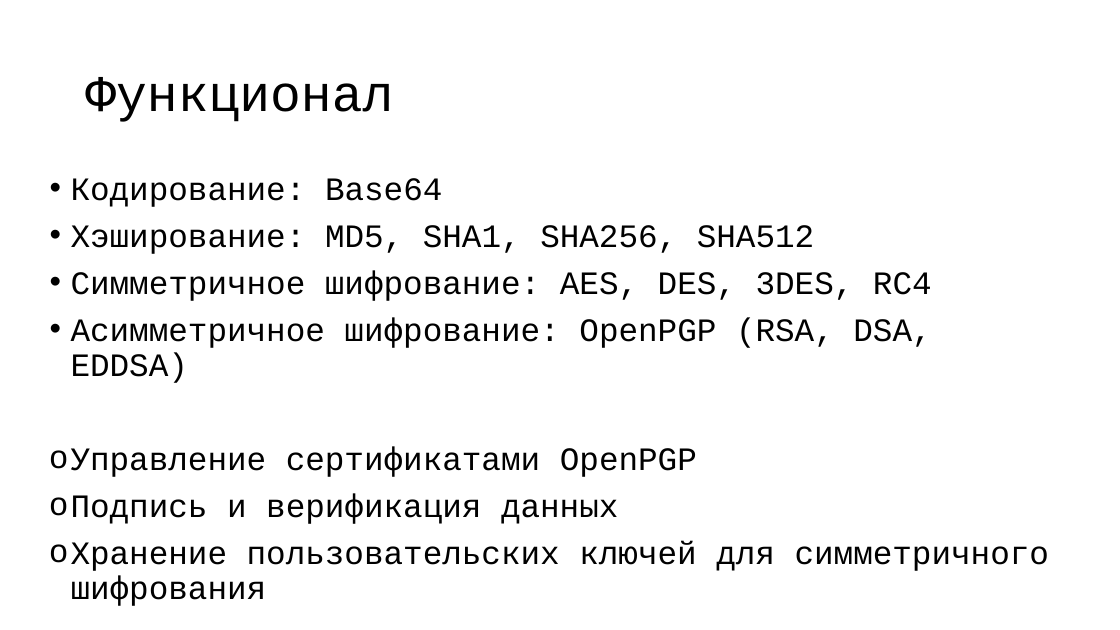
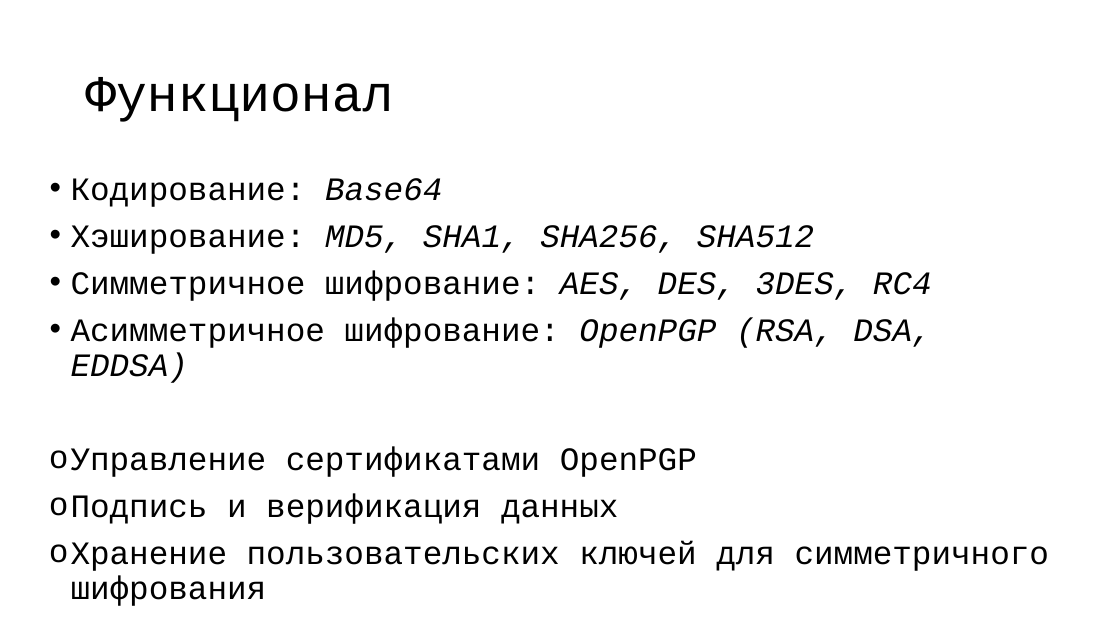
Before and after one commit to PlakIA/CryptoDog-YL, a slide deck: slide 5 of защита/CryptoDog.pptx (slide 6 before the commit). Drawn at 1120x630 pixels with LibreOffice and Linux fonts; fonts in the diff are those of the drawing. Boxes give left, top, right and bottom in pixels: in the first picture for what was removed or moved away, otherwise in the second. Text is boxed around its words. In the diff, an @@ line names an element or a change of style, - is before the commit and + after.

```diff
--- a/защита/CryptoDog.pptx
+++ b/защита/CryptoDog.pptx
@@ text at <box>71,178,932,383</box>: italic on in "Base64", "MD5, SHA1, SHA256, SHA512", "AES, DES, 3DES, RC4", "OpenPGP (RSA, DSA, EDDSA)" @@
```
Also in this commit, not shown: 1 other slide changed, 1 slide removed, 1 other file.
